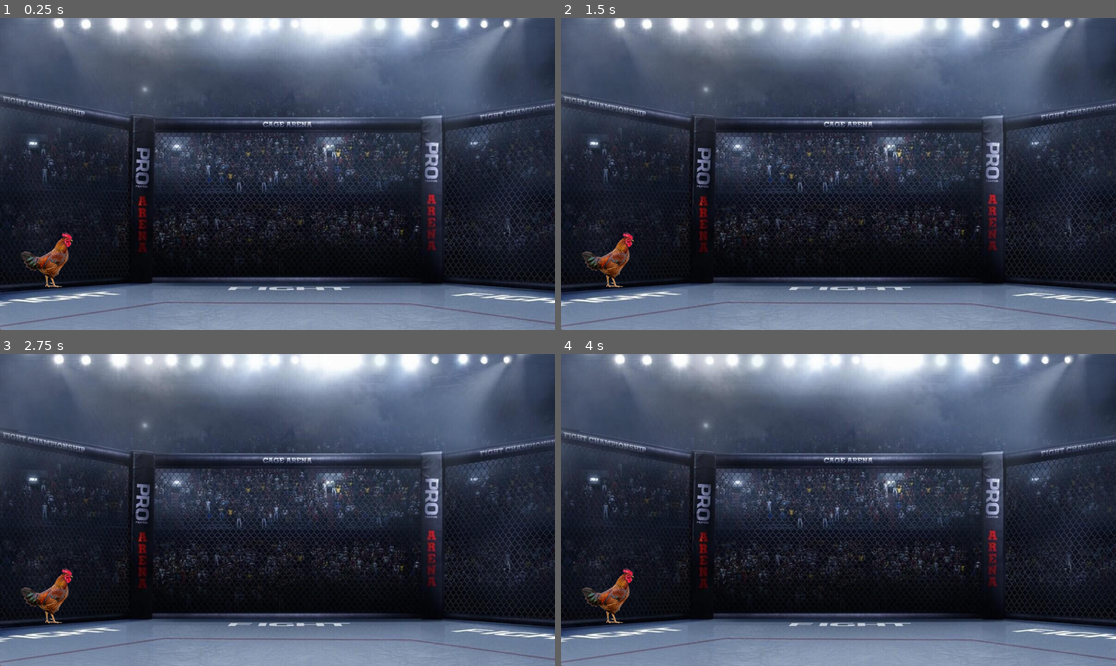
Above: before the commit, frames 1-4 (two rows, left to right).
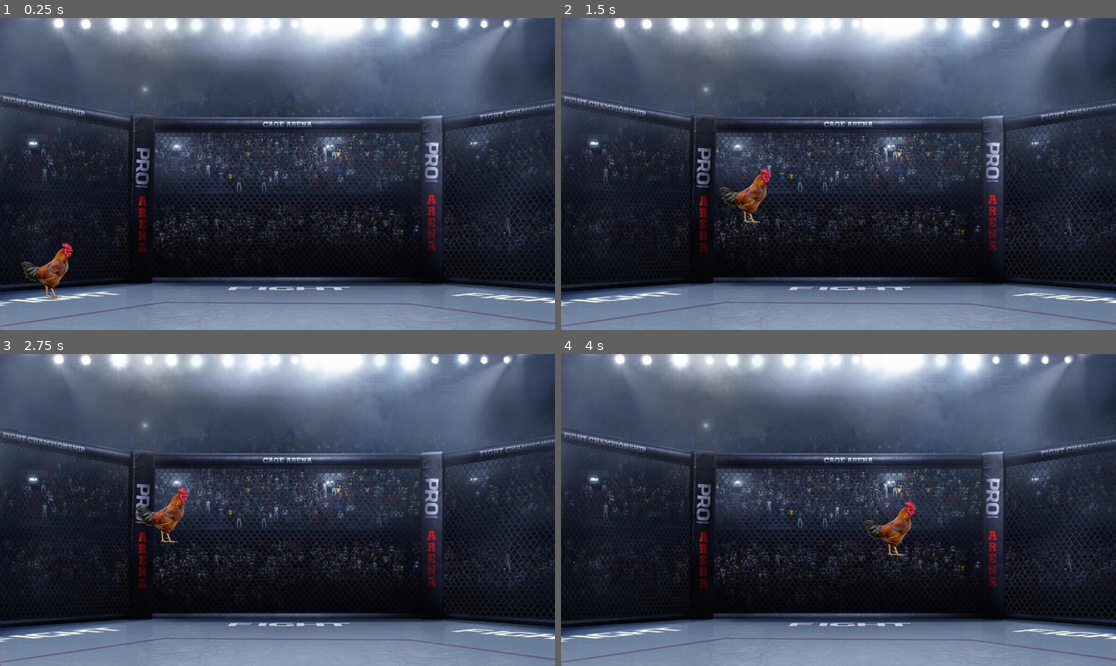
Above: after the commit, the same moments.

Repository: IsaacNunes01/rinha-de-galo-2d
Game: Godot game, scene res://ringue.tscn
Same seed, same stepped clock (60 frames per second), same inputs: the game is played once before the commit and once after it. Before the commit the project has no main scene; this scene is started directly in both runs.
Inputs:
- Up to frame 1 (0.25 s): no input
- Up to frame 2 (1.5 s): tap Enter at 0.5 s; hold Right (ui_right) from 0.53 s (still down); tap Up (ui_up) at 0.6, 0.77, 1.07, 1.35 s
- Up to frame 3 (2.75 s): tap Up (ui_up) at 1.52, 1.82, 2.1 s; release Right (ui_right) at 2.03 s; hold Left (ui_left) from 2.03 s (still down)
- Up to frame 4 (4 s): release Left (ui_left) at 2.78 s; hold Right (ui_right) from 2.78 s (still down); tap Up (ui_up) at 2.85, 3.02, 3.32, 3.6, 3.77 s

The runs differ from the first frame. In frame 1, 0.8% of the frame differs, in the area x 3-14%, y 68-90%; in frame 2, 1.2%; in frame 3, 1.2%, in the area x 3-34%, y 42-87%; in frame 4, 1.2%.

Commit message:
Movimentos do player
Movimentos básicos do galo medroso adicionados

Diff:
--- /dev/null
+++ b/galo_medroso.gd
@@ -0,0 +1,25 @@
+extends CharacterBody2D
+
+
+const SPEED = 300.0
+const JUMP_VELOCITY = -600.0
+
+
+func _physics_process(delta: float) -> void:
+	# Add the gravity.
+	if not is_on_floor():
+		velocity += get_gravity() * delta
+
+	# Handle jump.
+	if Input.is_action_just_pressed("ui_up") and is_on_floor():
+		velocity.y = JUMP_VELOCITY
+
+	# Get the input direction and handle the movement/deceleration.
+	# As good practice, you should replace UI actions with custom gameplay actions.
+	var direction := Input.get_axis("ui_left", "ui_right")
+	if direction:
+		velocity.x = direction * SPEED
+	else:
+		velocity.x = move_toward(velocity.x, 0, SPEED)
+
+	move_and_slide()
--- a/project.godot
+++ b/project.godot
@@ -11,5 +11,6 @@
 [application]
 
 config/name="Rinha de Galo 2D"
+run/main_scene="res://ringue.tscn"
 config/features=PackedStringArray("4.3", "Forward Plus")
 config/icon="res://icon.svg"
--- a/ringue.tscn
+++ b/ringue.tscn
@@ -1,13 +1,14 @@
-[gd_scene load_steps=5 format=3 uid="uid://d11k6gms7tue1"]
+[gd_scene load_steps=6 format=3 uid="uid://d11k6gms7tue1"]
 
 [ext_resource type="Texture2D" uid="uid://di7d2y8kah1q8" path="res://galomedroso-removebg-preview.png" id="1_1hyog"]
 [ext_resource type="Texture2D" uid="uid://cbw4oo0ithdj3" path="res://RingueDeGalo.jpg" id="1_814x0"]
+[ext_resource type="Script" path="res://galo_medroso.gd" id="2_4mphk"]
+
+[sub_resource type="RectangleShape2D" id="RectangleShape2D_5s4ip"]
+size = Vector2(1154, 71)
 
 [sub_resource type="CircleShape2D" id="CircleShape2D_x3fby"]
 radius = 57.0
-
-[sub_resource type="RectangleShape2D" id="RectangleShape2D_lu5b5"]
-size = Vector2(1153.5, 68.5)
 
 [node name="Ringue" type="Node2D"]
 
@@ -16,7 +17,14 @@
 scale = Vector2(0.96, 1.03413)
 texture = ExtResource("1_814x0")
 
+[node name="StaticBody2D" type="StaticBody2D" parent="."]
+
+[node name="CollisionShape2D" type="CollisionShape2D" parent="StaticBody2D"]
+position = Vector2(576, 616.5)
+shape = SubResource("RectangleShape2D_5s4ip")
+
 [node name="Galo Medroso" type="CharacterBody2D" parent="."]
+script = ExtResource("2_4mphk")
 
 [node name="Sprite2D" type="Sprite2D" parent="Galo Medroso"]
 position = Vector2(101, 503)
@@ -26,9 +34,3 @@
 [node name="CollisionShape2D" type="CollisionShape2D" parent="Galo Medroso"]
 position = Vector2(101, 503)
 shape = SubResource("CircleShape2D_x3fby")
-
-[node name="Area2D" type="Area2D" parent="."]
-
-[node name="CollisionShape2D" type="CollisionShape2D" parent="Area2D"]
-position = Vector2(575.25, 616.25)
-shape = SubResource("RectangleShape2D_lu5b5")
